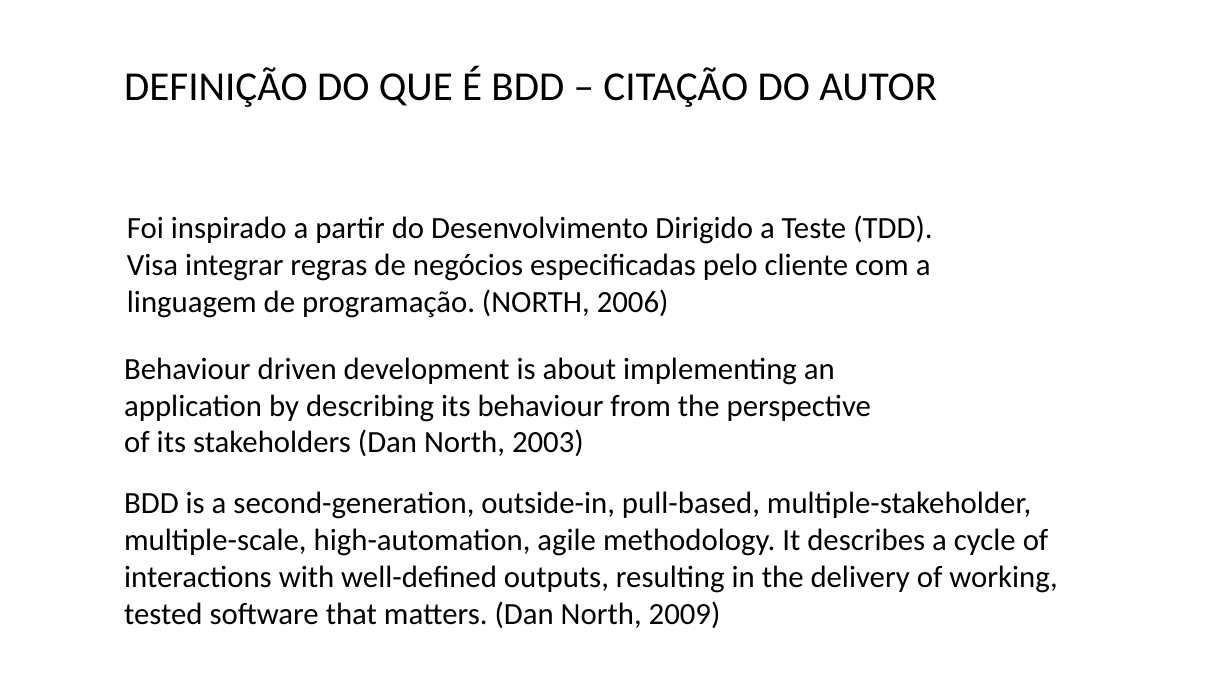
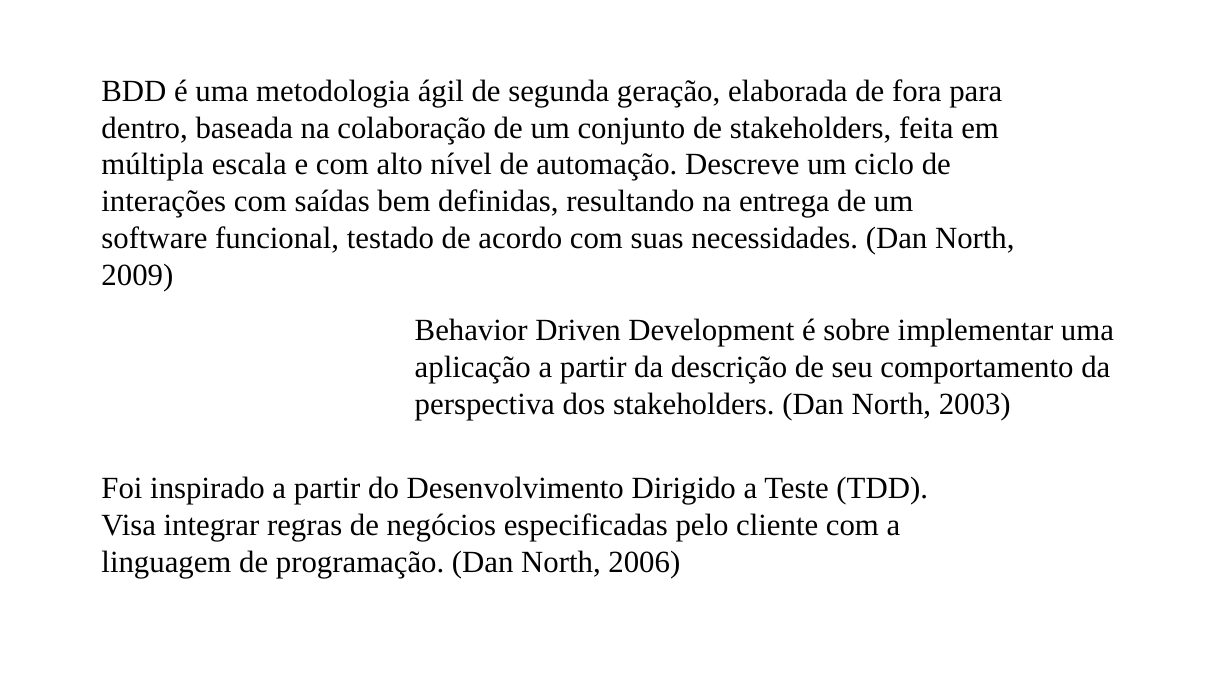
Before and after one commit to feevars/fatec4SEM, a slide deck: slide 2 of 2SEM/IES100 - Engenharia de Software I/BDD - Behavior Driven Development/apresentacao-oficial_BDD.pptx. Drawn at 1232x693 pixels with LibreOffice and Linux fonts; fonts in the diff are those of the drawing. Boxes give left, top, right and bottom in pixels: in the first picture for what was removed or moved away, otherwise in the second. Text is boxed around its words. In the diff, an @@ line names an element or a change of style, - is before the commit and + after.

```diff
--- a/2SEM/IES100 - Engenharia de Software I/BDD - Behavior Driven Development/apresentacao-oficial_BDD.pptx
+++ b/2SEM/IES100 - Engenharia de Software I/BDD - Behavior Driven Development/apresentacao-oficial_BDD.pptx
@@ text at [101, 79, 1015, 291]: text changed; font Calibri to Times New Roman @@
-BDD is a second-generation, outside-in, pull-based, multiple-stakeholder,
-multiple-scale, high-automation, agile methodology. It describes a cycle of
-interactions with well-defined outputs, resulting in the delivery of working,
-tested software that matters. (Dan North, 2009)
+BDD é uma metodologia ágil de segunda geração, elaborada de fora para dentro, baseada na colaboração de um conjunto de stakeholders, feita em múltipla escala e com alto nível de automação. Descreve um ciclo de interações com saídas bem definidas, resultando na entrega de um software funcional, testado de acordo com suas necessidades. (Dan North, 2009)
@@ text removed at [124, 66, 937, 107] @@
-DEFINIÇÃO DO QUE É BDD – CITAÇÃO DO AUTOR
@@ text at [415, 318, 1114, 420]: text changed; font Calibri to Times New Roman @@
-Behaviour driven development is about implementing an
-application by describing its behaviour from the perspective
-of its stakeholders (Dan North, 2003)
+Behavior Driven Development é sobre implementar uma
+aplicação a partir da descrição de seu comportamento da
+perspectiva dos stakeholders. (Dan North, 2003)
@@ text "Foi inspirado a partir do ...": place and size @@
-text "Foi inspirado a partir do ..." at [127, 215, 932, 318]
+text "Foi inspirado a partir do ..." at [101, 476, 928, 578]
@@ text at [101, 476, 928, 541]: font Calibri to Times New Roman in "Foi inspirado a partir do Desenvolvimento Dirigido ..." @@
@@ text at [101, 550, 680, 578]: text changed; font Calibri to Times New Roman @@
-linguagem de programação. (NORTH, 2006)
+linguagem de programação. (Dan North, 2006)
```
Also in this commit, not shown: 5 other slides changed, 1 slide added, 1 slide removed, 2 other files.
